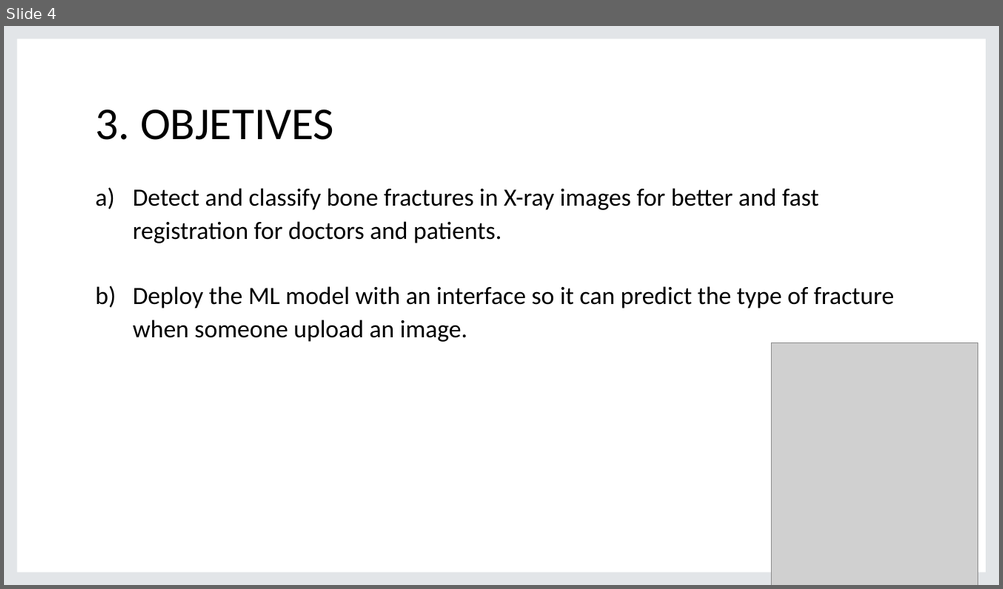
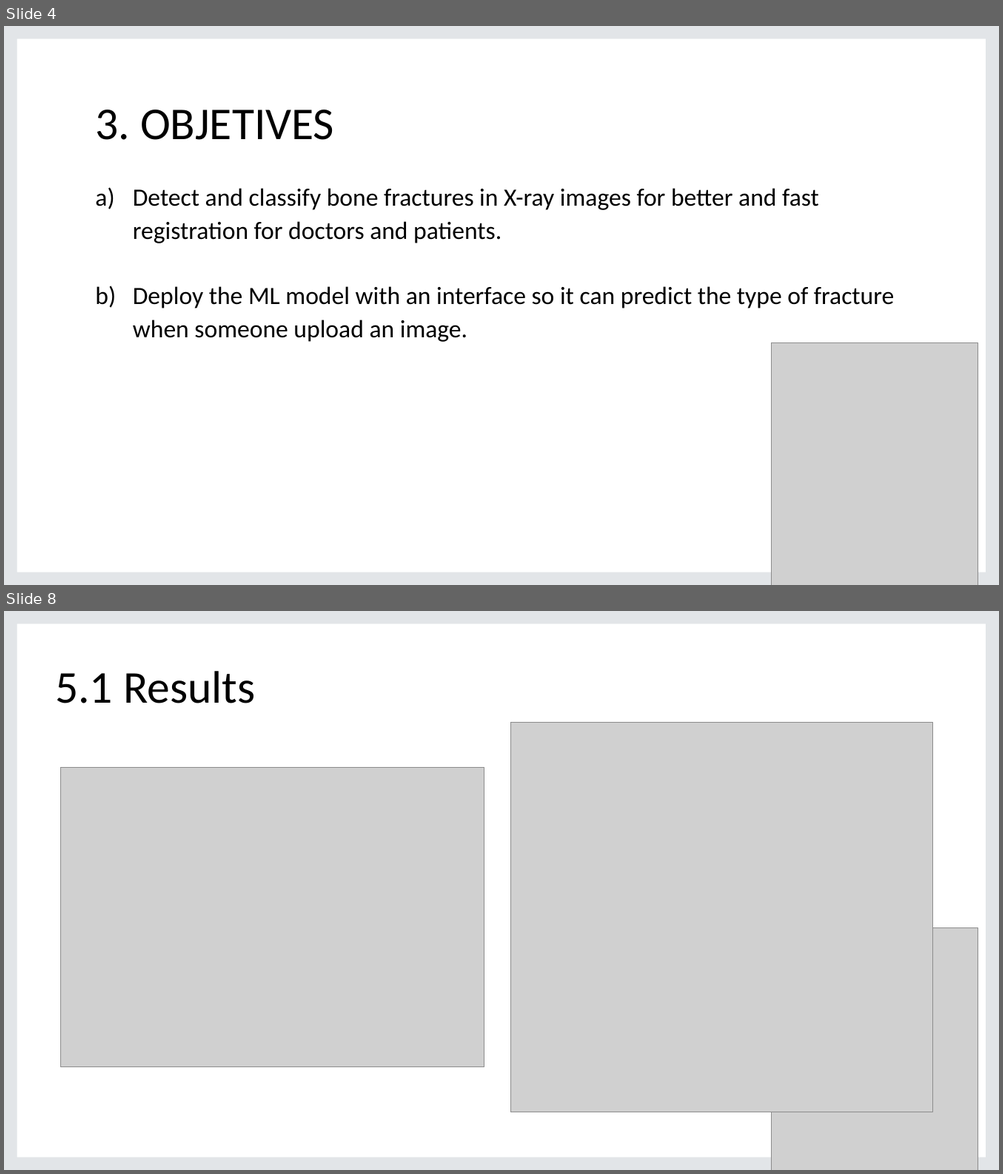
Before and after one commit to JoaquinAyzanoa/PortafolioJA, a slide deck: Fracture Bone Detection/BFD presentation.pptx. Shown one above the other, each under a label of ours: slide 4 before the commit, slides 4 and 8 after it; the slides between them are not shown. The pictures are 1003x589 and 1003x1174 pixels, drawn with LibreOffice and Linux fonts; fonts in the diff are those of the drawing; grey boxes stand for pictures; background and template pictures are left out. Boxes give left, top, right and bottom in pixels: in the first picture for what was removed or moved away, otherwise in the second. Text is boxed around its words. In the diff, an @@ line names an element or a change of style, - is before the commit and + after.

```diff
--- a/Fracture Bone Detection/BFD presentation.pptx
+++ b/Fracture Bone Detection/BFD presentation.pptx
@@ slide 8 added at (4,611,999,1170), background picture (left out); not listed: 1 template element that a slide beside it also shows @@
@@ title added at (55,671,255,703), 44 pt, text #000000 @@
+5.1 Results
@@ picture added at (511,722,933,1113) @@
@@ picture added at (61,768,484,1068) @@
@@ picture added at (771,929,979,1170) @@
```
Also in this commit, not shown: 1 slide changed, 14 other slides added, 1 slide removed, 17 other files.
